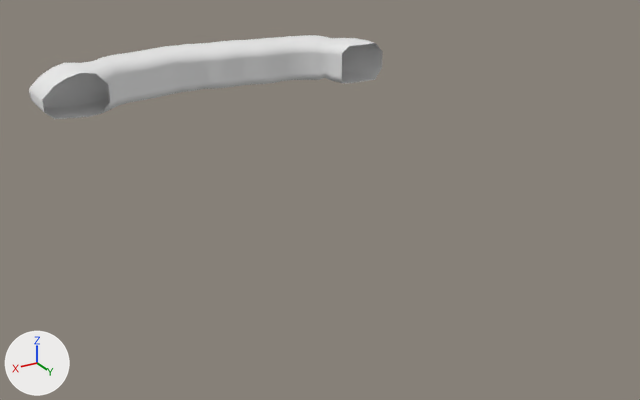
The Blender file models/cave/room05/room05b.blend, before and after one commit.
Camera for both pictures: a 50 mm lens placed at (-377.7, 40.1, 79.1), pointed at (-459.9, -96.9, 10.5). The lights are fixed; the arrows at lower left show +X, +Y and +Z.

Script lines for the objects in view, before the commit:
```python
ob_player_size_reference = bpy.data.objects.new('player_size_reference', me_cube_001)
ob_player_size_reference.location = (-455.3, -110.2, 3.4)
ob_player_size_reference.scale = (0.4, 0.4, 1.2)
ob_room05b_column_000 = bpy.data.objects.new('room05b.column.000', me_cube_004)
ob_room05b_column_000.location = (-458.3, -90.8, 22.6)
ob_room05b_column_001 = bpy.data.objects.new('room05b.column.001', me_cube_003)
ob_room05b_column_001.location = (-458.3, -90.8, 22.6)
ob_room05b_stalag_000 = bpy.data.objects.new('room05b.stalag.000', me_cube_005)
ob_room05b_stalag_000.location = (-458.3, -90.8, 22.6)
ob_room05b_stalag_001 = bpy.data.objects.new('room05b.stalag.001', me_cube_006)
ob_room05b_stalag_001.location = (-458.3, -90.8, 22.6)
ob_room05b_stalag_002 = bpy.data.objects.new('room05b.stalag.002', me_cube_007)
ob_room05b_stalag_002.location = (-458.3, -90.8, 22.6)
ob_room05b_stalag_003 = bpy.data.objects.new('room05b.stalag.003', me_cube_008)
ob_room05b_stalag_003.location = (-458.3, -90.8, 22.6)
ob_room05b_walls_and_floors_002 = bpy.data.objects.new('room05b.walls_and_floors.002', me_cube_009)
ob_room05b_walls_and_floors_002.location = (-458.3, -90.8, 22.6)
```
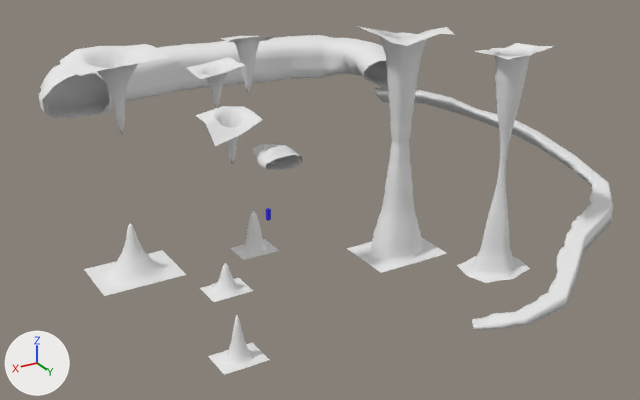
Commit message: room05b: ledge.000 begun

Changed parts and their boxes (x1, y1, x2, y2) in the pictures (640 x 400 px; the box of a moved part takes in the faces that stretch with it):
'room05b.walls_and_floors.002', reshaped: before (29, 35, 382, 119); after (39, 35, 388, 119)
'room05b.column.001', shown: after (347, 26, 455, 273)
'room05b.ledge.000', added: after (375, 88, 613, 330)
'room05b.stalag.000', shown: after (60, 44, 186, 296)
'room05b.column.000', shown: after (457, 43, 555, 283)
'room05b.stalag.003', shown: after (195, 106, 269, 375)
'room05b.stalag.002', shown: after (186, 57, 253, 302)
'room05b.stalag.001', shown: after (221, 36, 279, 260)
'room05b.walls_and_floors.001', shown: after (252, 144, 302, 171)
'player_size_reference', shown: after (266, 208, 271, 221)
part 1 of me_cube_009, moved or reshaped: before (29, 63, 81, 117); after (39, 64, 81, 117)
part 2 of me_cube_009, built on: before (106, 35, 382, 110); after (107, 35, 388, 110)

The change, as a list of edits to the scene's bpy script:
```text
Change me_cube_009:
    used by ob_room05b_walls_and_floors_002; location = (-458.3, -90.8, 22.6)
    remove me_cube_009.from_pydata(...)  # 496 vertices, 480 faces; spans x -36.9..40.3, y -60.7..-36.7, z 0.0..9.3
    add me_cube_009.from_pydata(...)  # 598 vertices, 584 faces; spans x -38.0..40.3, y -60.7..-25.8, z -0.3..9.3
    me_cube_009 part 1
    4 vertices in x 34.9..40.3, y -50.6..-47.1, z 0.3..5.0 move by (-0.1, 0.1, 0.0)
    3 vertices in x 40.2..40.3, y -54.9..-54.1, z 2.3..5.0 move by (-2.0, 0.7, 0.0)
    3 vertices in x 35.0..40.3, y -56.0..-48.8, z 2.3..5.0 move by (-0.5, 0.2, 0.0)
    27 vertices move from x 34.9..40.3, y -56.0..-47.1, z 0.3..8.7 to x 34.5..40.2, y -55.9..-47.0, z 0.3..8.7
    me_cube_009 part 2
    16 vertices are removed from x -36.9..-26.2, y -37.6..-36.7, z 0.2..8.8
    16 faces are deleted
    19 vertices in x -22.4..23.7, y -50.0..-43.6, z 0.3..0.4 move by (0.0, 0.0, 0.7)
    19 vertices in x -22.4..23.7, y -50.0..-43.6, z 6.5 move by (0.0, 0.0, -0.8)
    11 vertices in x -18.1..23.7, y -50.0..-45.6, z 1.8..1.9 move by (0.0, 0.0, 1.4)
    11 vertices in x -31.2..-24.6, y -49.4..-42.4, z 0.6..8.4 move by (-0.6, -0.1, 0.0)
    8 vertices in x -22.4..0.3, y -48.5..-43.6, z 1.8 move by (0.0, 0.0, 1.5)
    5 vertices in x -28.7..-24.3, y -51.8..-44.2, z 0.2..8.8 move by (-0.5, -0.3, 0.0)
    50 vertices move from x -36.7..26.5, y -51.8..-39.0, z 0.2..8.8 to x -36.3..26.5, y -52.1..-40.4, z 0.2..8.8
    113 vertices are added at x -38.0..-26.9, y -40.3..-25.8, z -0.3..8.8
    5 new vertices lie (0.1, -1.9, 0.0) away from vertices in x -32.9..-27.5, y -34.4, z 5.9..8.8
    120 new faces join them
Add me_cube:
    me_cube.from_pydata(...)  # 3866 vertices, 3864 faces; spans x -19.4..29.6, y -4.9..67.5, z -20.4..0.5
    me_cube.polygons.foreach_set('use_smooth', [True] * 3864)
Change ob_room05b_column_000:
    remove ob_room05b_column_000.hide_set(True)  # its collection is switched off
Change ob_room05b_column_001:
    remove ob_room05b_column_001.hide_set(True)  # its collection is switched off
Change ob_room05b_stalag_003:
    remove ob_room05b_stalag_003.hide_set(True)  # its collection is switched off
Change ob_room05b_stalag_002:
    remove ob_room05b_stalag_002.hide_set(True)  # its collection is switched off
Change ob_room05b_stalag_001:
    remove ob_room05b_stalag_001.hide_set(True)  # its collection is switched off
Change ob_room05b_stalag_000:
    remove ob_room05b_stalag_000.hide_set(True)  # its collection is switched off
Change ob_player_size_reference:
    remove ob_player_size_reference.hide_set(True)  # its collection is switched off
Change ob_room05b_walls_and_floors_001:
    remove ob_room05b_walls_and_floors_001.hide_set(True)  # its collection is switched off
Add ob_room05b_ledge_000:
    ob_room05b_ledge_000 = bpy.data.objects.new('room05b.ledge.000', me_cube)
    ob_room05b_ledge_000.location = (-493.7, -118.1, 21.9)
```
